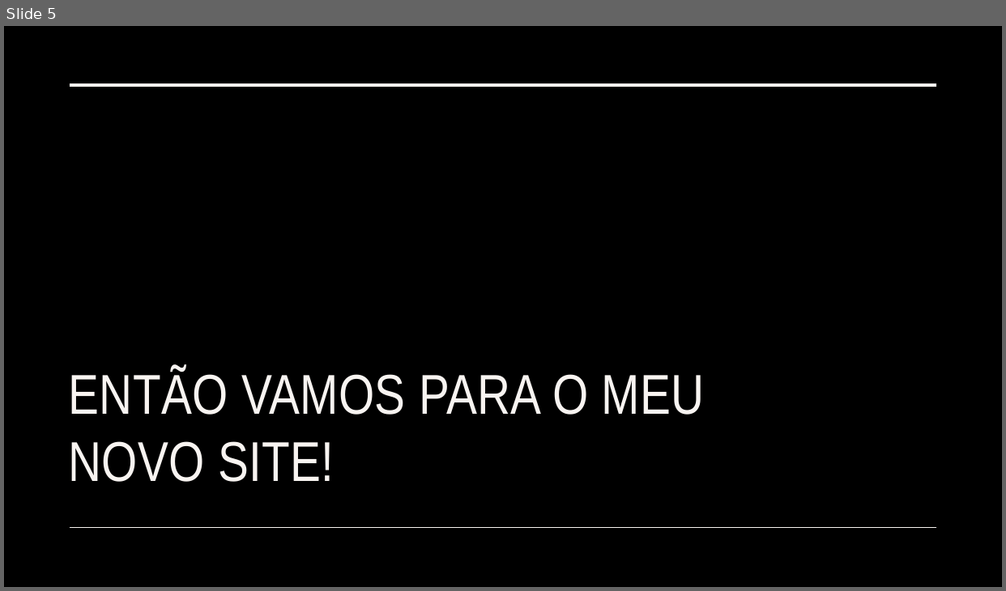
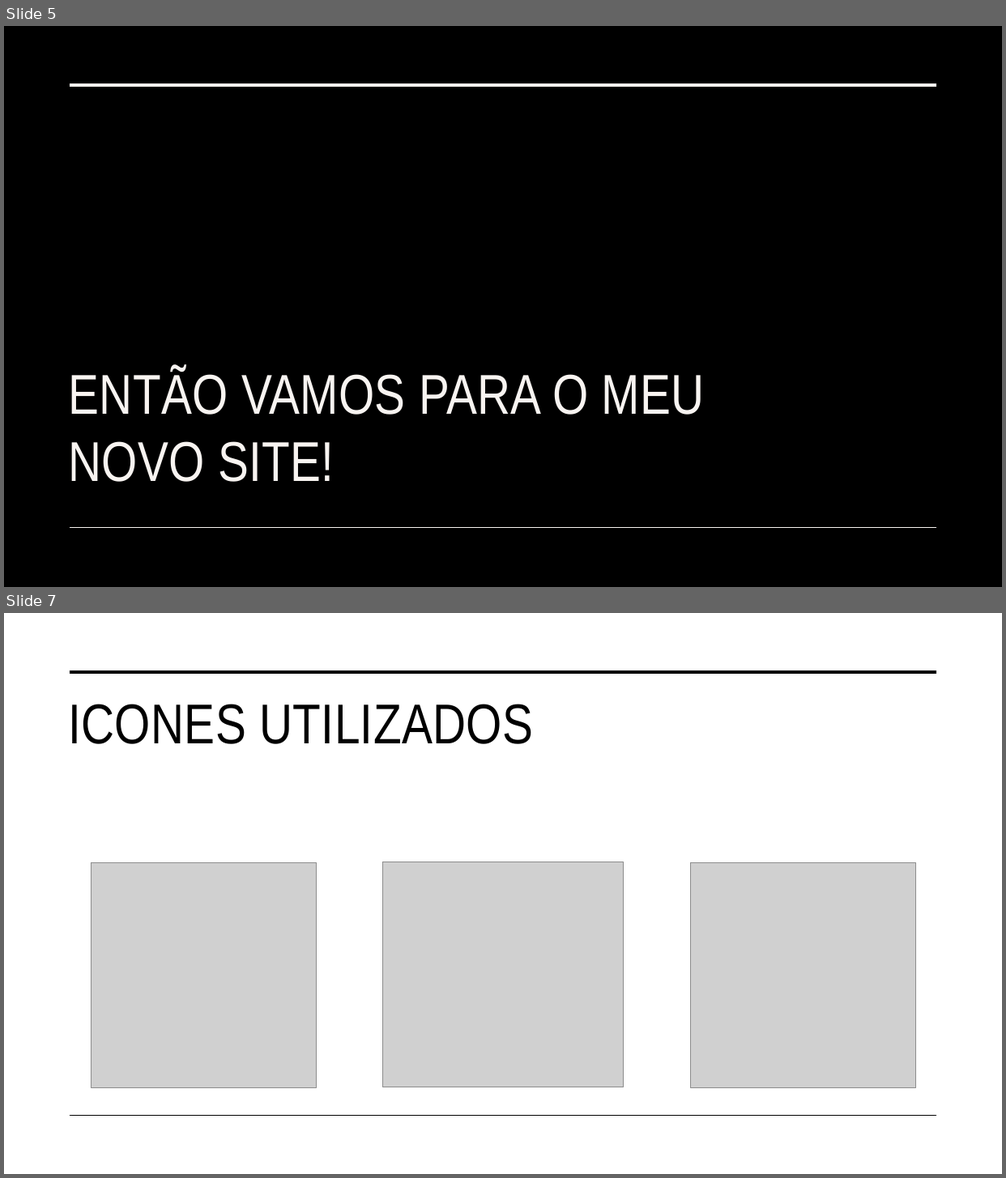
Before and after one commit to GuilhermeFGoncalves/Projeto-individual, a slide deck: T.I/Lost Music.pptx. Shown one above the other, each under a label of ours: slide 5 before the commit, slides 5 and 7 after it; the slides between them are not shown. The pictures are 1006x591 and 1006x1178 pixels, drawn with LibreOffice and Linux fonts; fonts in the diff are those of the drawing; grey boxes stand for pictures. Boxes give left, top, right and bottom in pixels: in the first picture for what was removed or moved away, otherwise in the second. Text is boxed around its words. In the diff, an @@ line names an element or a change of style, - is before the commit and + after.

```diff
--- a/T.I/Lost Music.pptx
+++ b/T.I/Lost Music.pptx
@@ slide 7 added at box(4, 613, 1002, 1174), background #FFFFFF @@
@@ line added from (70, 672) to (937, 672), #000000 3.5 pt @@
@@ title added at box(68, 704, 533, 744), 54 pt, text #000000 @@
+ICONES UTILIZADOS
@@ picture added at box(91, 862, 316, 1088) @@
@@ picture added at box(383, 862, 623, 1087) @@
@@ picture added at box(691, 862, 916, 1088) @@
@@ line added from (70, 1116) to (937, 1116), #000000 1 pt @@
```
Also in this commit, not shown: 1 other slide added, 2 other files.
